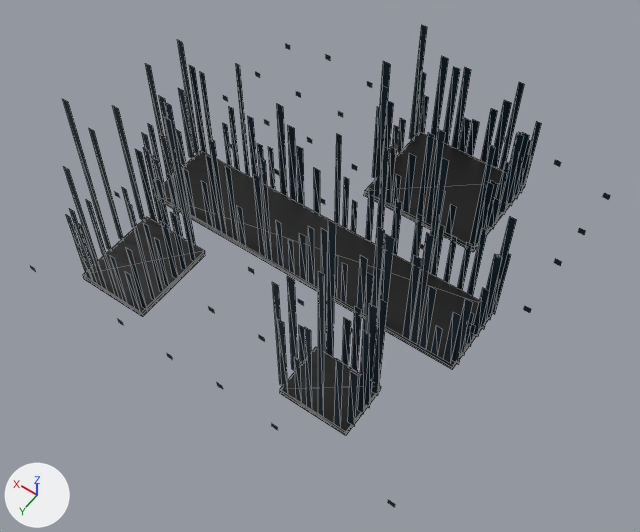
Two versions of the glTF model netrun/assets/models/env/ceiling.glb, one commit apart.
Camera for both pictures: a 50 mm camera at (-1.39, 2.01, 2.92) aimed at (-0.16, 0.29, 0.21). The lights are fixed; the arrows at lower left show +X, +Y and +Z. The older version comes first. Mesh edges are drawn as thin lines on the coarser meshes.

Names of what the first picture shows: 'ceiling_streaks', 'dots', 'tiles'.
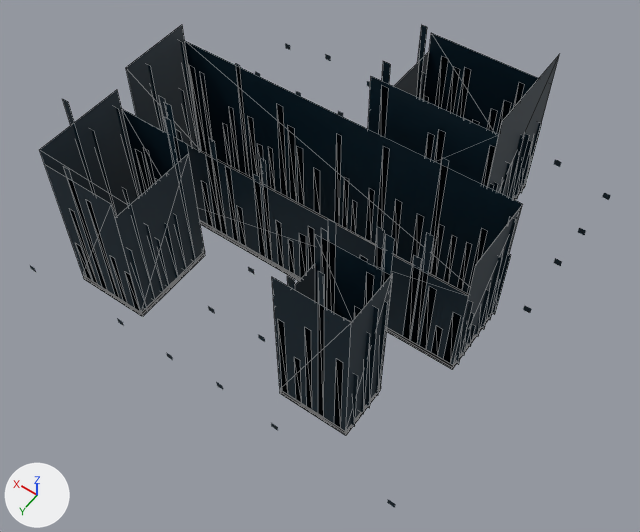
Where the change shows, as pixel boxes [x1, y1, x2, y2] in the pictures (640 x 532 px):
'ceiling_skirt', added
    after: [40, 25, 560, 431]
'tiles', unchanged, covered by the edit
    before: [83, 132, 524, 435]
    after: [83, 151, 524, 435]

The change, as a diff of the scene's bpy script:
```diff
--- a/netrun/assets/models/env/ceiling.glb.py
+++ b/netrun/assets/models/env/ceiling.glb.py
@@ mat_shell_soft @@
+mat_shell_soft = bpy.data.materials.new('shell_soft')
+# nodes: BsdfPrincipled, Mix, OutputMaterial, VertexColor
+# colours: dark blue #192730, mixed with the vertex colours
@@ me_ceiling_skirt @@
+me_ceiling_skirt.from_pydata(...)  # 48 vertices, 32 faces; spans x -0.77..0.76, y -0.65..0.8, z 0.03..0.81
+me_ceiling_skirt.materials.append(mat_shell_soft)
@@ ob_ceiling_skirt @@
+ob_ceiling_skirt = bpy.data.objects.new('ceiling_skirt', me_ceiling_skirt)
+ob_ceiling_skirt.location = (0.0, 0.0, 0.0)
```
